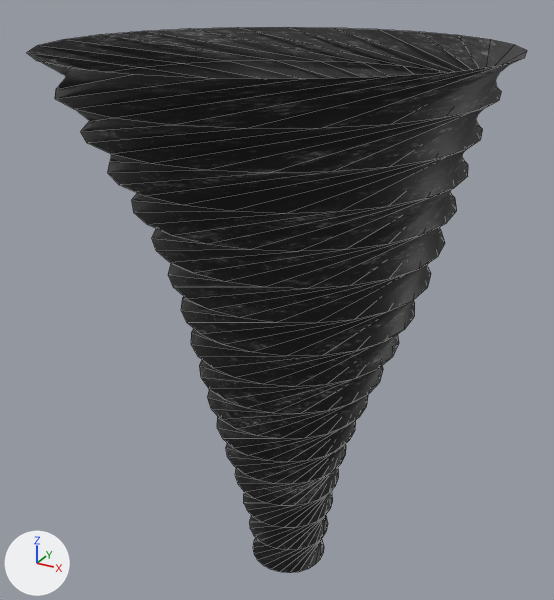
A saved change to the FBX model assets/Phase3/VFX/HO_VFX_Vortex.fbx.
Rendered twice from a 50 mm camera at (9.43, -17.95, 17.89) aimed at (-0.46, 0.04, 8.9). The axes (+X, +Y, +Z) are drawn at lower left. The lights are the same throughout. The picture after the commit comes second. Mesh edges are drawn as thin lines. Where no turn or scale is listed for an object, it has been applied to the vertices.

In view in the first picture: 'HO_VFX_Vortex'.
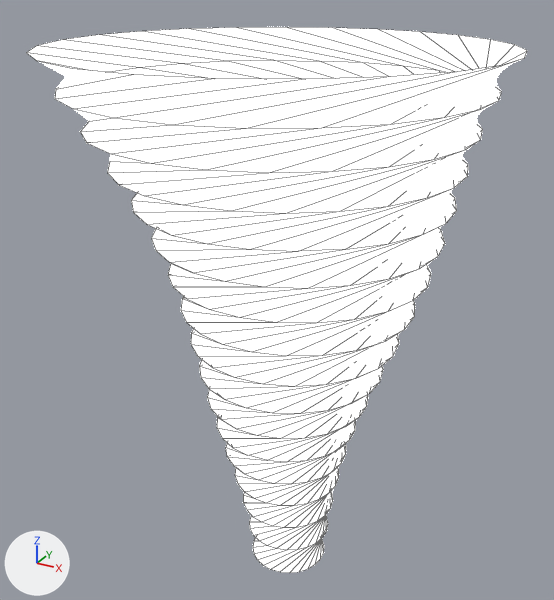
Edits to the bpy script that builds the scene:
```text
Change mat_ho_m_vfx_energy:
    remove # nodes: BsdfPrincipled, NormalMap, OutputMaterial, TexImage x3
    remove # uses the picture img_ho_t_vfx_energy_color_png
    nodes: BsdfPrincipled, NormalMap, OutputMaterial, TexImage x2
    colours: black #000000
```

Boxes (x1, y1, x2, y2) around the edits, measured in the pictures (554 x 600 px):
'HO_VFX_Vortex', surface changed (black to white)
    both: (27, 27, 527, 573)
